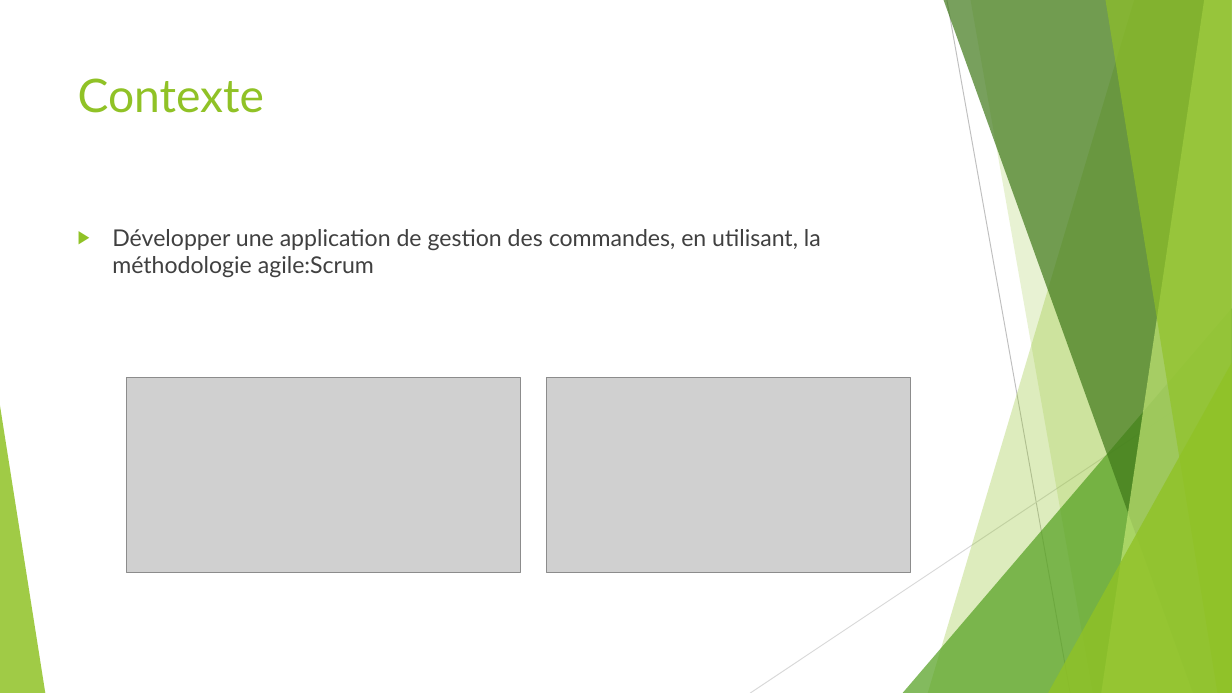
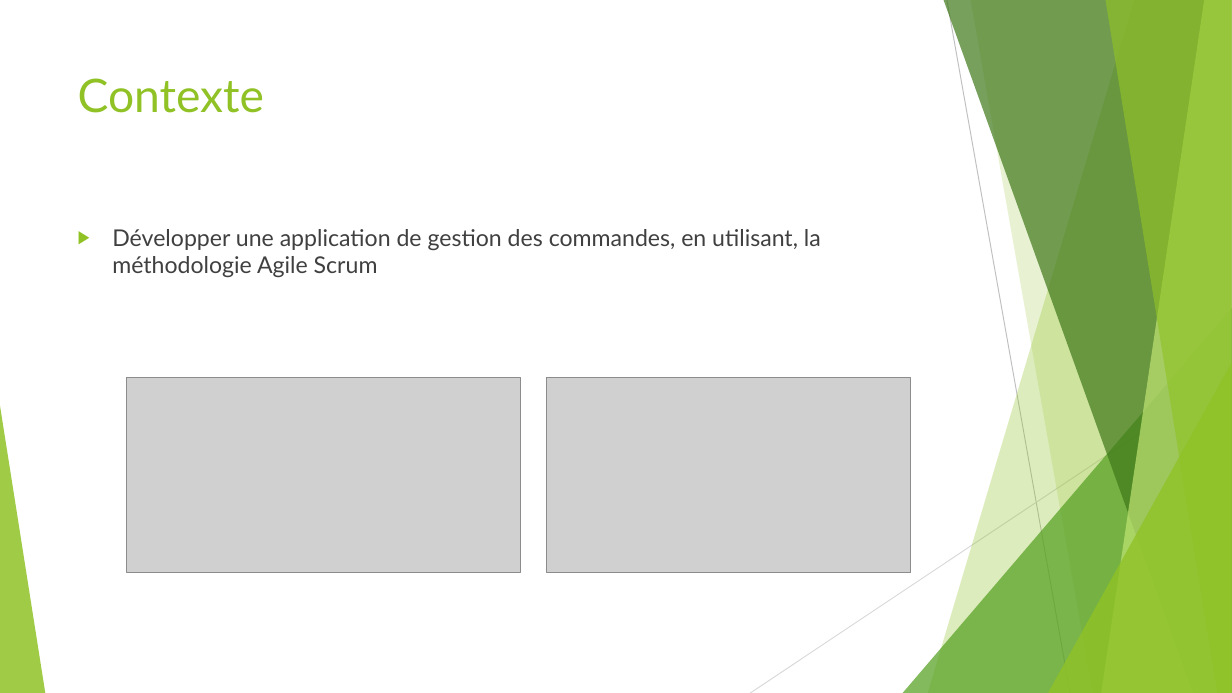
Before and after one commit to doudounet/Ecommerce, a slide deck: slide 2 of ecommerce/presentation/Work_Agile.pptx. Drawn at 1232x693 pixels with LibreOffice and Linux fonts; fonts in the diff are those of the drawing; grey boxes stand for pictures. Boxes give left, top, right and bottom in pixels: in the first picture for what was removed or moved away, otherwise in the second. Text is boxed around its words. In the diff, an @@ line names an element or a change of style, - is before the commit and + after.

```diff
--- a/ecommerce/presentation/Work_Agile.pptx
+++ b/ecommerce/presentation/Work_Agile.pptx
@@ text at [112, 229, 821, 277]: text changed @@
-▶ Développer une application de gestion des commandes, en utilisant, la méthodologie agile:Scrum
+▶ Développer une application de gestion des commandes, en utilisant, la méthodologie Agile Scrum
```
Also in this commit, not shown: 1 slide added.
